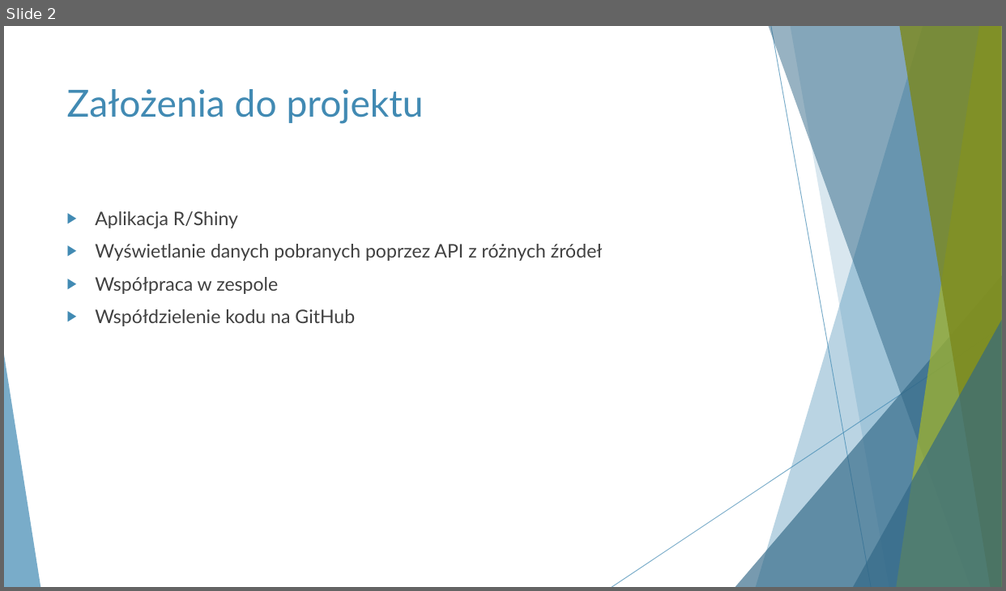
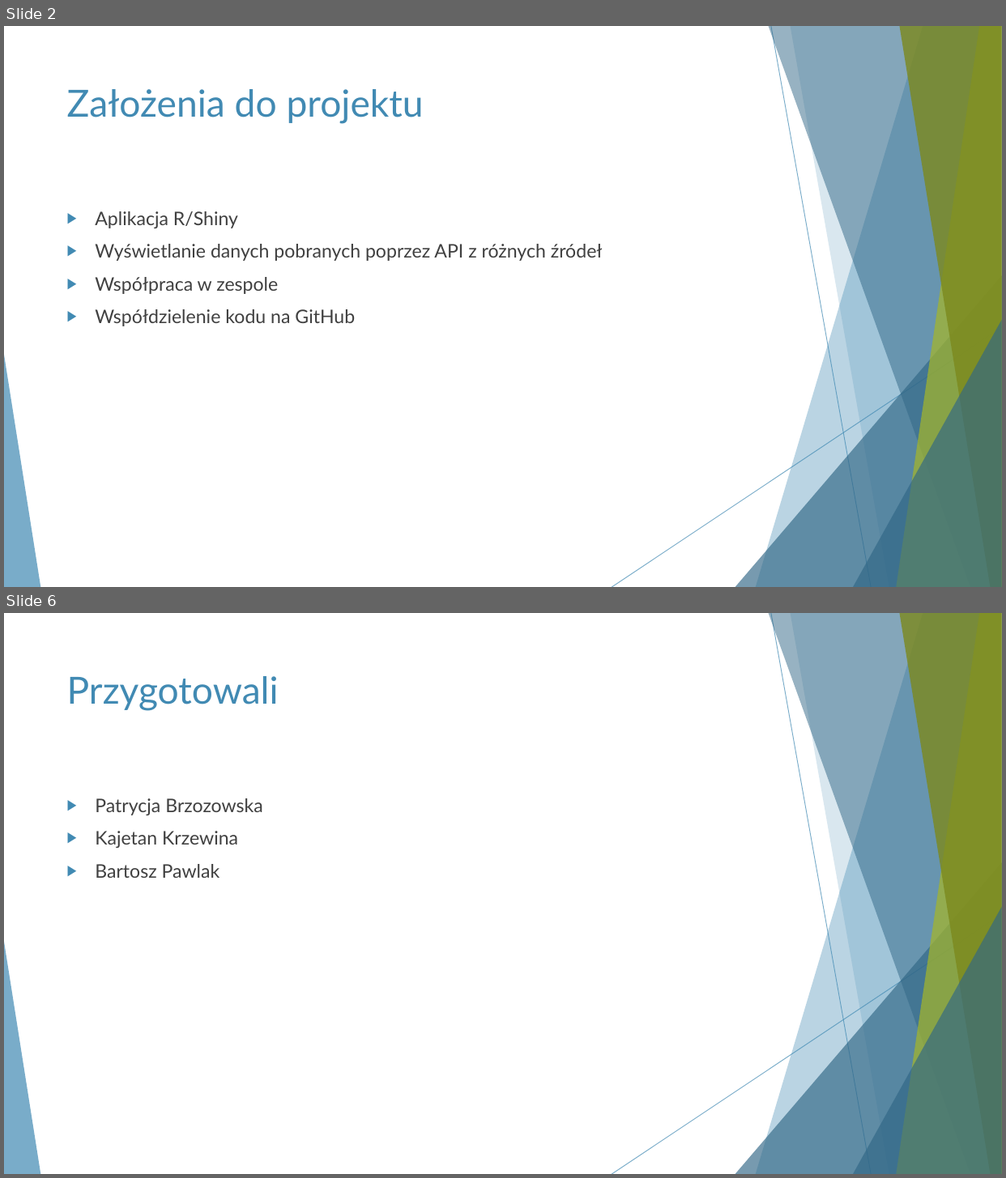
Before and after one commit to dawmon/waluty-elektroniczne, a slide deck: prezentacja/wymiona walut.pptx. Shown one above the other, each under a label of ours: slide 2 before the commit, slides 2 and 6 after it; the slides between them are not shown. The pictures are 1006x591 and 1006x1178 pixels, drawn with LibreOffice and Linux fonts; fonts in the diff are those of the drawing. Boxes give left, top, right and bottom in pixels: in the first picture for what was removed or moved away, otherwise in the second. Text is boxed around its words. In the diff, an @@ line names an element or a change of style, - is before the commit and + after.

```diff
--- a/prezentacja/wymiona walut.pptx
+++ b/prezentacja/wymiona walut.pptx
@@ slide 6 added at [4,613,1002,1174], background #FFFFFF; not listed: 10 template elements that a slide beside it also shows @@
@@ title added at [67,676,279,711], 36 pt, text #418AB3 @@
+Przygotowali
@@ text added at [95,798,263,878], 18 pt, text #404040 @@
+▶ Patrycja Brzozowska
+▶ Kajetan Krzewina
+▶ Bartosz Pawlak
```
Also in this commit, not shown: 2 slides changed, 1 other slide added, 1 slide removed.
